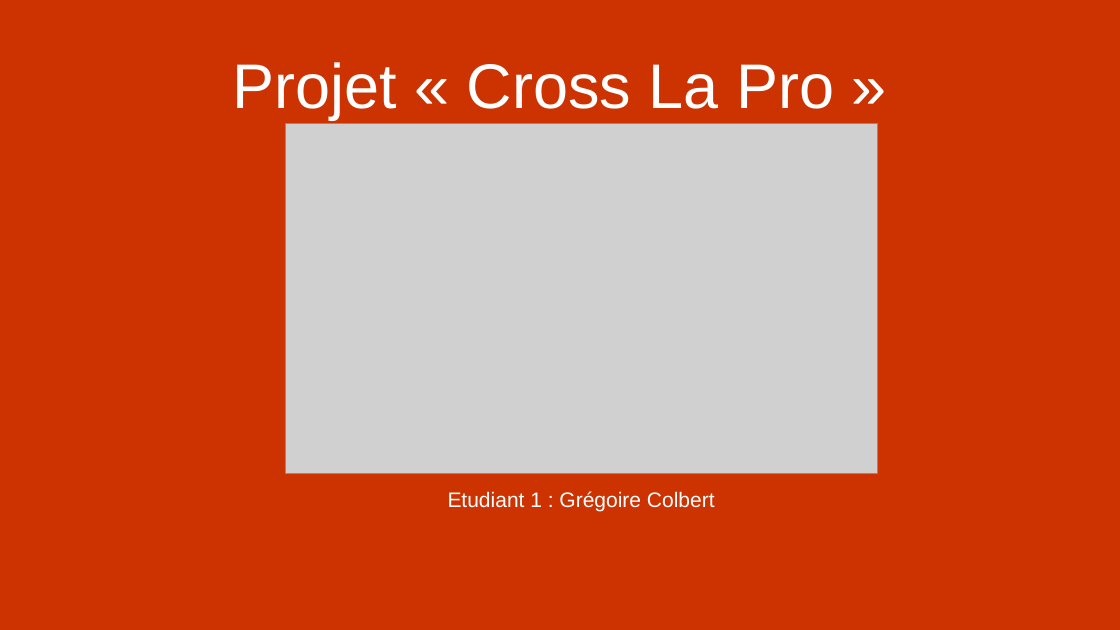
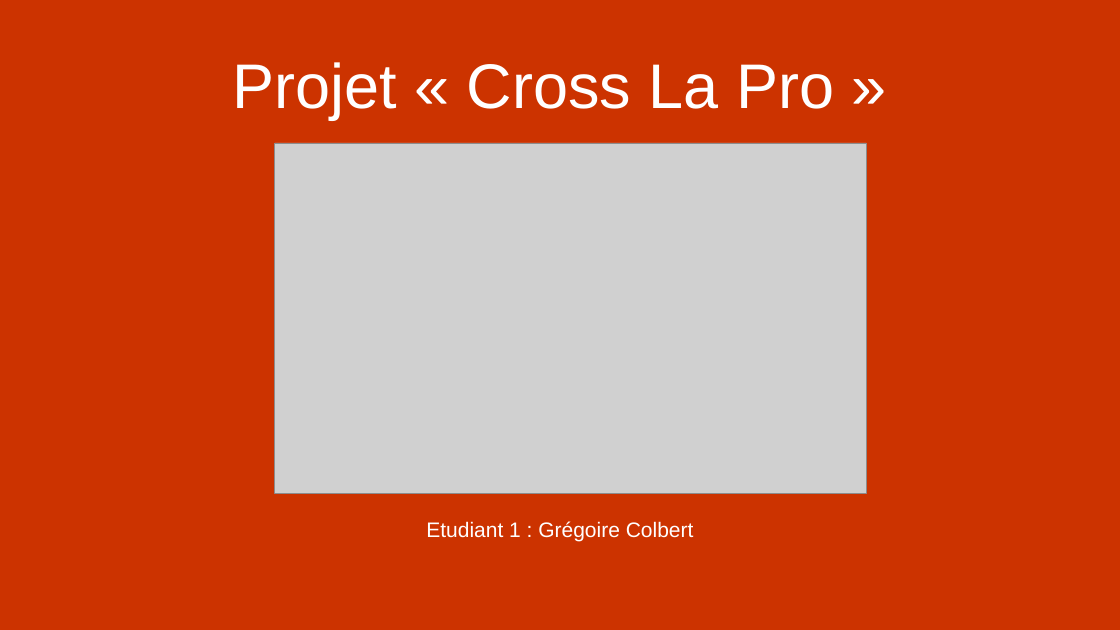
Before and after one commit to Colbert1/Projet_CrossLaPro, a slide deck: slide 1 of Ressources/Presentation_Projet_CrossLaPro_E1_Colbert.pptx. Drawn at 1120x630 pixels with LibreOffice and Linux fonts; fonts in the diff are those of the drawing; grey boxes stand for pictures. Boxes give left, top, right and bottom in pixels: in the first picture for what was removed or moved away, otherwise in the second. Text is boxed around its words. In the diff, an @@ line names an element or a change of style, - is before the commit and + after.

Commit message:
Ajout presentation revue 1 colbert

```diff
--- a/Ressources/Presentation_Projet_CrossLaPro_E1_Colbert.pptx
+++ b/Ressources/Presentation_Projet_CrossLaPro_E1_Colbert.pptx
@@ picture: place and size @@
-picture at (286,124,877,474)
+picture at (275,143,866,493)
@@ text "Etudiant 1 : Grégoire Colbert": place and size @@
-text "Etudiant 1 : Grégoire Colbert" at (448,491,715,511)
+text "Etudiant 1 : Grégoire Colbert" at (426,521,694,541)
```
Also in this commit, not shown: 14 slides added, 4 other files.
